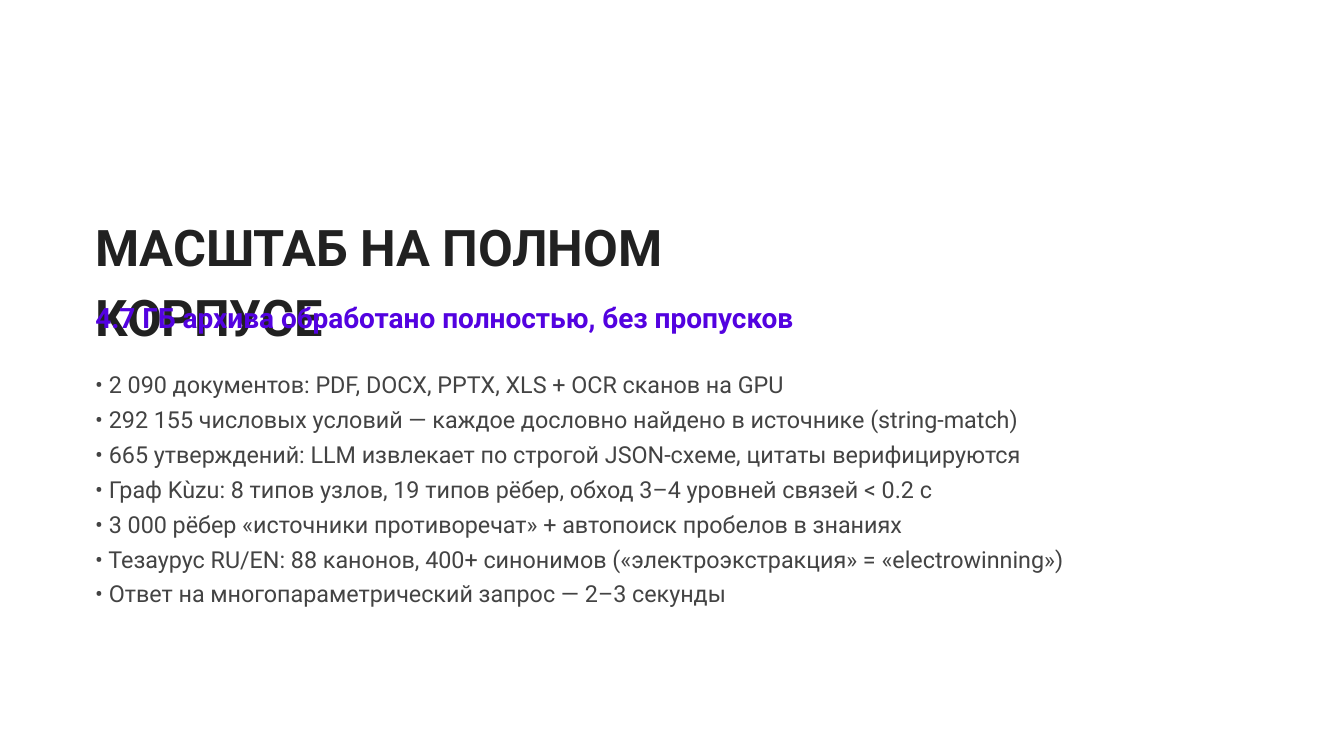
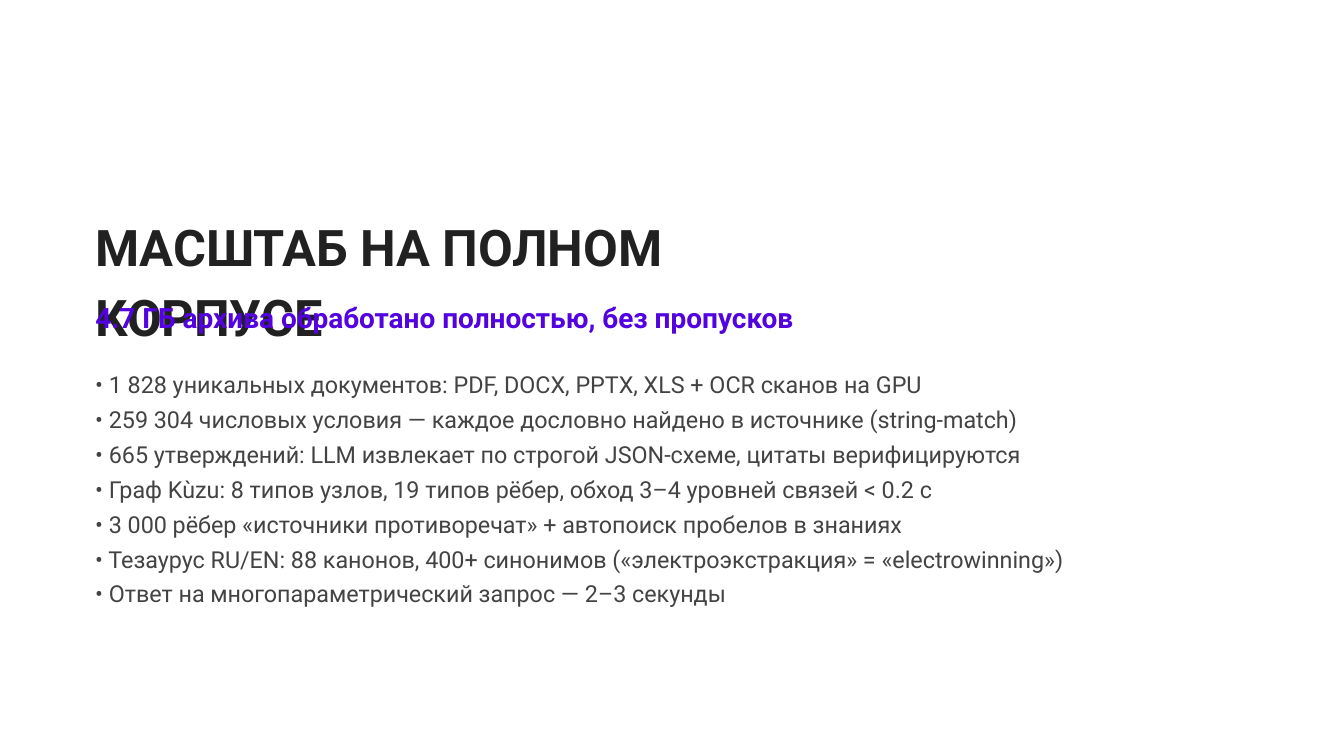
Before and after one commit to CatPawsCoder/Nornickel_aI_science_hack, a slide deck: slide 5 of presentation/nauchny-klubok-NN-v2.pptx. Drawn at 1344x756 pixels with LibreOffice and Linux fonts; fonts in the diff are those of the drawing; background and template pictures are left out. Boxes give left, top, right and bottom in pixels: in the first picture for what was removed or moved away, otherwise in the second. Text is boxed around its words. In the diff, an @@ line names an element or a change of style, - is before the commit and + after.

```diff
--- a/presentation/nauchny-klubok-NN-v2.pptx
+++ b/presentation/nauchny-klubok-NN-v2.pptx
@@ text at (109,376,1017,433): text changed @@
-• 2 090 документов: PDF, DOCX, PPTX, XLS + OCR сканов на GPU
-• 292 155 числовых условий — каждое дословно найдено в источнике (string-match)
+• 1 828 уникальных документов: PDF, DOCX, PPTX, XLS + OCR сканов на GPU
+• 259 304 числовых условия — каждое дословно найдено в источнике (string-match)
```
Also in this commit, not shown: 1 other slide changed, 14 other files.
